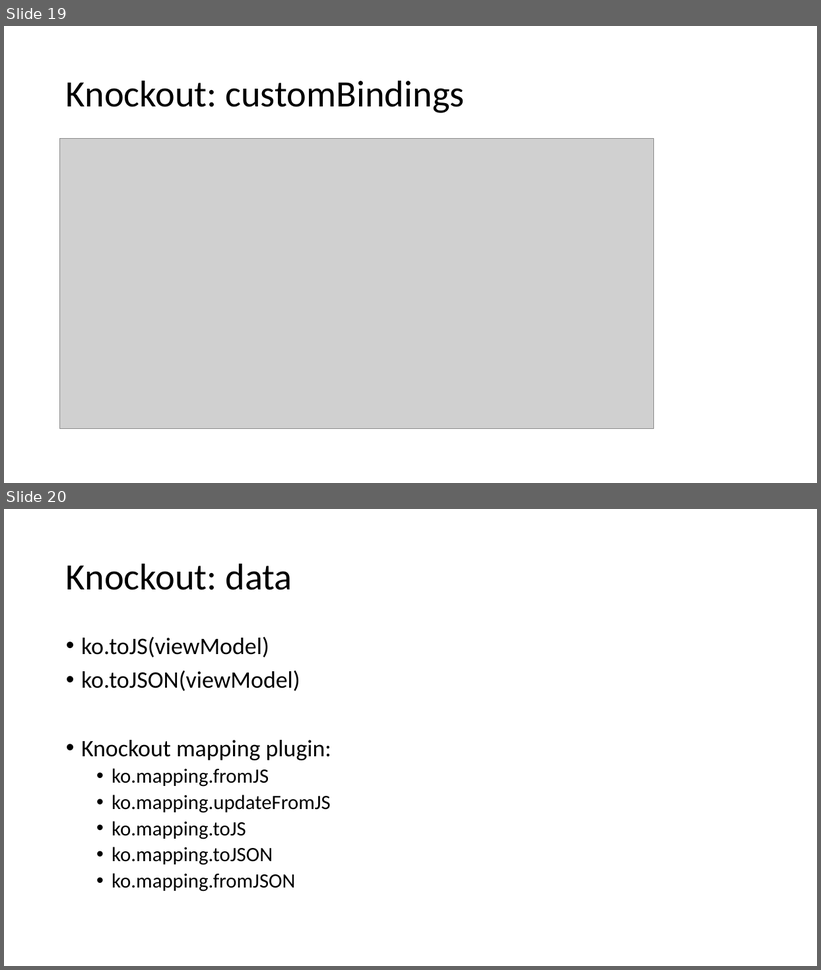
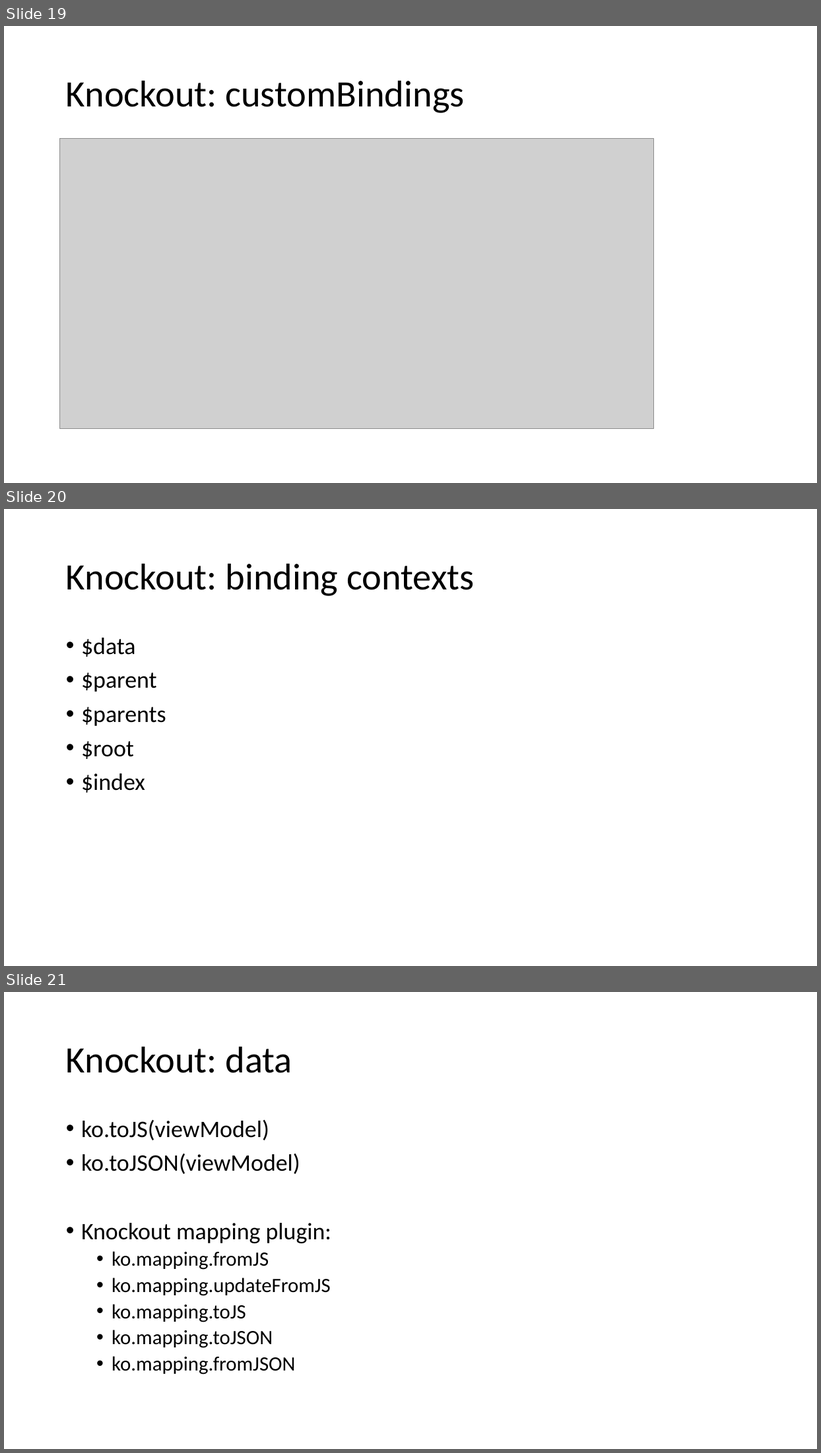
Before and after one commit to petermorlion/DurandalDemo, a slide deck: Durandal T4T.pptx. Shown one above the other, each under a label of ours: slides 19 and 20 before the commit, slides 19, 20 and 21 after it. The pictures are 821x970 and 821x1453 pixels, drawn with LibreOffice and Linux fonts; fonts in the diff are those of the drawing; grey boxes stand for pictures. Boxes give left, top, right and bottom in pixels: in the first picture for what was removed or moved away, otherwise in the second. Text is boxed around its words. In the diff, an @@ line names an element or a change of style, - is before the commit and + after.

```diff
--- a/Durandal T4T.pptx
+++ b/Durandal T4T.pptx
@@ slide 20 added at (x1=4, y1=509, x2=817, y2=966), background #FFFFFF @@
@@ title added at (x1=66, y1=563, x2=474, y2=596), 44 pt, text #000000 @@
+Knockout: binding contexts
@@ text added at (x1=81, y1=638, x2=166, y2=793), 28 pt, text #000000 @@
+• $data
+• $parent
+• $parents
+• $root
+• $index
@@ what was slide 20 is now slide 21 @@
```
Also in this commit, not shown: 3 slides changed, 3 other slides added, 1 slide removed, 6 other files.
